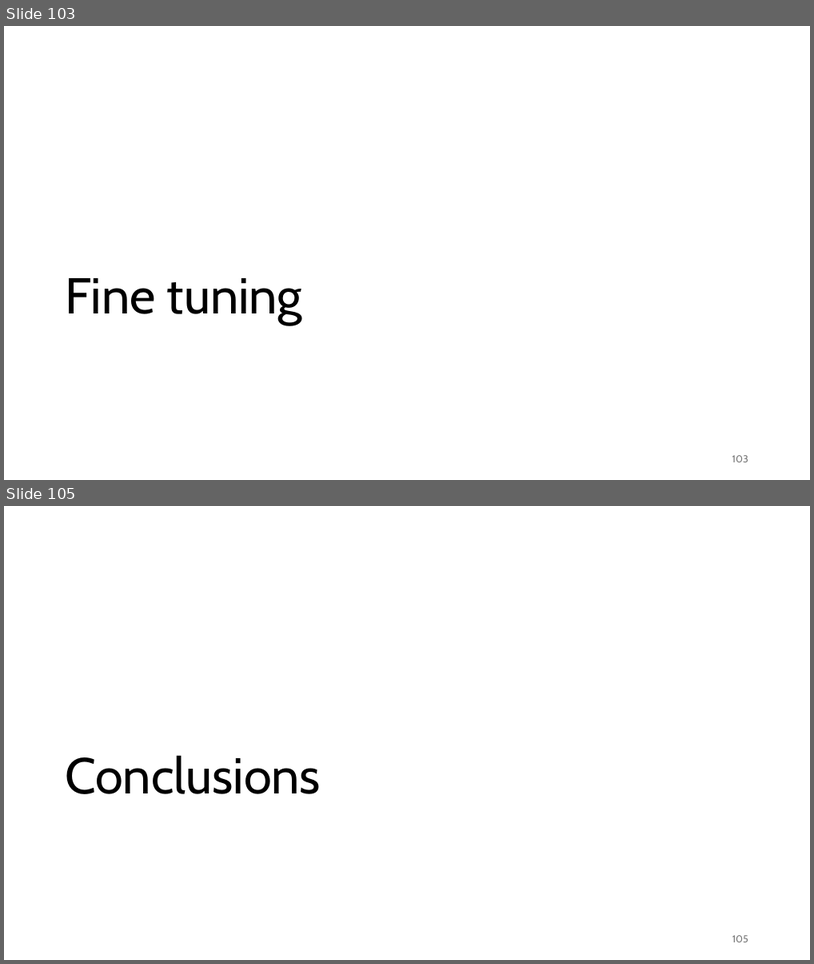
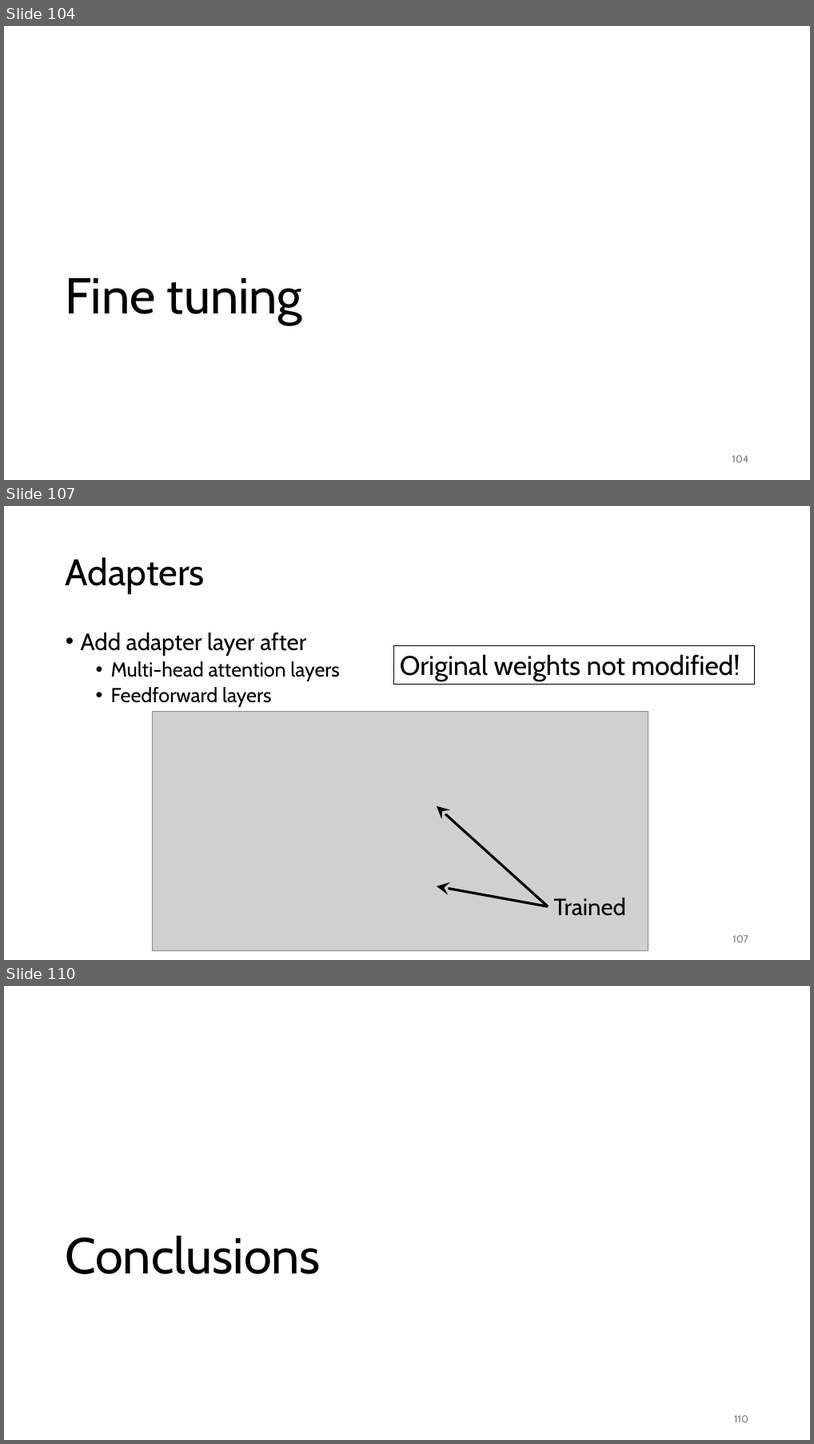
Before and after one commit to gjbex/Deploying-LLMs-locally, a slide deck: local_LLMs.pptx. Shown one above the other, each under a label of ours: slides 103 and 105 before the commit, slides 104, 107 and 110 after it; the slides between them are not shown. The pictures are 814x964 and 814x1444 pixels, drawn with LibreOffice and Linux fonts; fonts in the diff are those of the drawing; grey boxes stand for pictures. Boxes give left, top, right and bottom in pixels: in the first picture for what was removed or moved away, otherwise in the second. Text is boxed around its words. In the diff, an @@ line names an element or a change of style, - is before the commit and + after.

```diff
--- a/local_LLMs.pptx
+++ b/local_LLMs.pptx
@@ slide 107 added at (4, 506, 810, 960), background #FFFFFF @@
@@ title added at (66, 557, 205, 594), 44 pt, text #000000 @@
+Adapters
@@ text added at (81, 632, 339, 707), 24 pt, text #000000 @@
+• Add adapter layer after
+  • Multi-head attention layers
+  • Feedforward layers
@@ rectangle added at (394, 646, 755, 684), outline #000000 0.75 pt, 32 pt, text #000000 @@
+Original weights not modified!
@@ picture added at (152, 711, 648, 951) @@
@@ arrow added from (549, 907) to (437, 806), #000000 3 pt @@
@@ arrow added from (549, 907) to (437, 886), #000000 3 pt @@
@@ text added at (554, 897, 626, 916), 28 pt, text #000000 @@
+Trained
@@ page number added at (733, 935, 749, 942), 12 pt, text #797979 @@
+107
@@ what was slide 103 is now slide 104 @@
@@ page number at (733, 455, 749, 462): text changed @@
-103
+104
@@ what was slide 105 is now slide 110 @@
@@ page number at (734, 1415, 749, 1422): text changed @@
-105
+110
```
Also in this commit, not shown: 5 other slides added, 1 slide removed.
